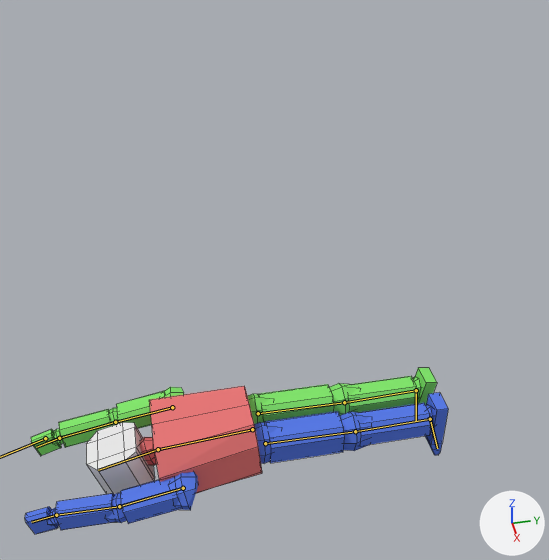
The Blender file Assets/Models/Zombie.blend: old version first, new version second.
Before and after are seen from a 50 mm lens placed at (13.38, -7.13, 15.68), pointed at (-0.18, -4.4, 5.58). The axes (+X, +Y, +Z) are drawn at lower right. The lights are the same throughout. Both versions are drawn at frame 10 of the action 'KnockdownFront'; the numbers are the values there. The bones that bend it are drawn over the model as lines. Mesh edges are drawn as thin lines.
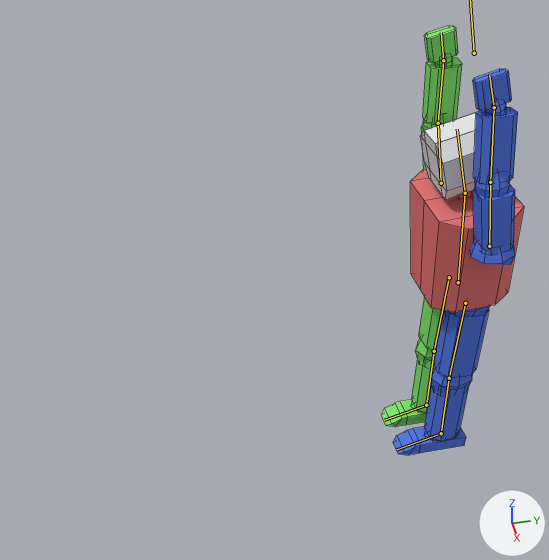
Pixel boxes (x1, y1, x2, y2) of what changed, in the pictures (549 x 560 px):
'Cube', posed (66% narrower, 157% taller): before (25, 368, 448, 534); after (381, 26, 524, 455)
bone 'Foot.R', root to tip: before (416, 390) to (416, 421); after (426, 405) to (384, 420)

Patch to the scene script:
```diff
--- a/Assets/Models/Zombie.blend.py
+++ b/Assets/Models/Zombie.blend.py
@@ bone_root @@
 bone_root = bpy.data.objects['Armature'].pose.bones['Root']
-bone_root.location = (0.0, 0.0, 1.04)
-bone_root.rotation_quaternion = (0.707, -0.707, 0.0, 0.0)  # degrees (-90, 0, 0)
+bone_root.location = (0.0, 0.0, 0.0)
+bone_root.rotation_quaternion = (1.0, 0.0, 0.0, 0.0)  # degrees (0, 0, 0)
@@ bone_foot_r @@
 bone_foot_r = bpy.data.objects['Armature'].pose.bones['Foot.R']  # child of 'LowerLeg.R'
-bone_foot_r.rotation_quaternion = (0.766, -0.643, 0.0, 0.0)  # degrees (-80, 0, 0)
+bone_foot_r.rotation_quaternion = (1.0, 0.0, 0.0, 0.0)  # degrees (0, 0, 0)
```
